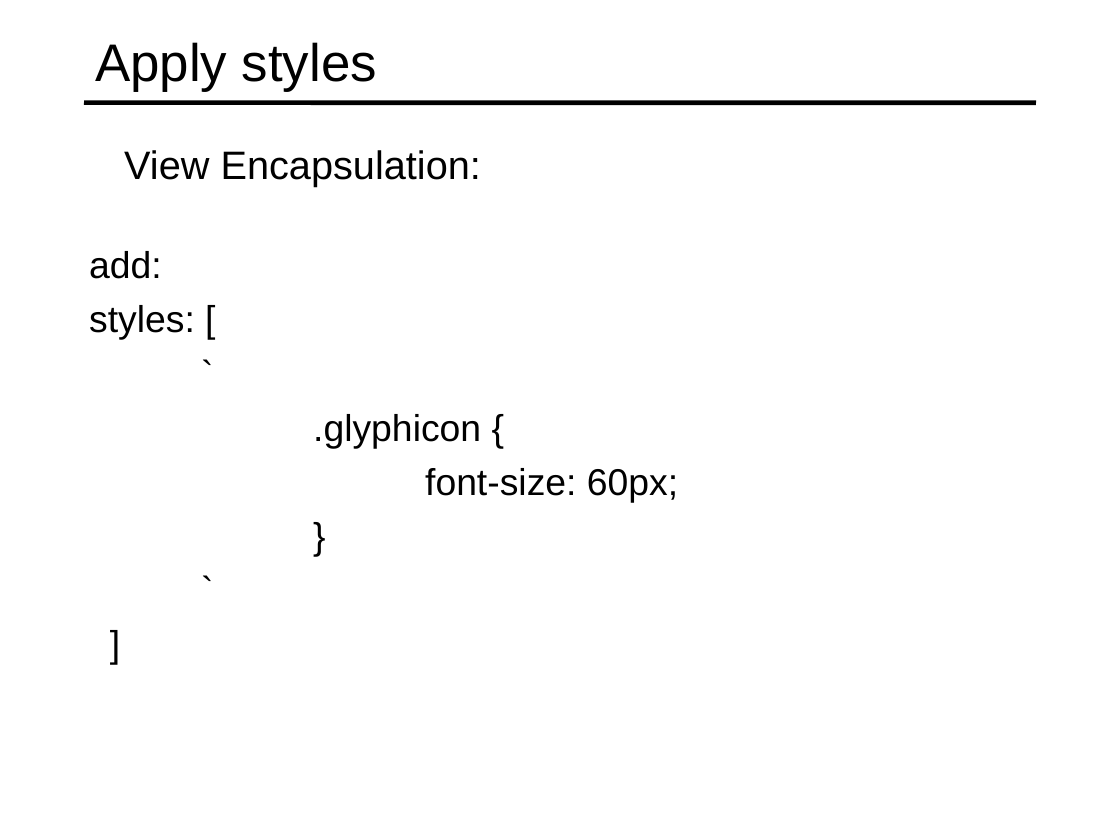
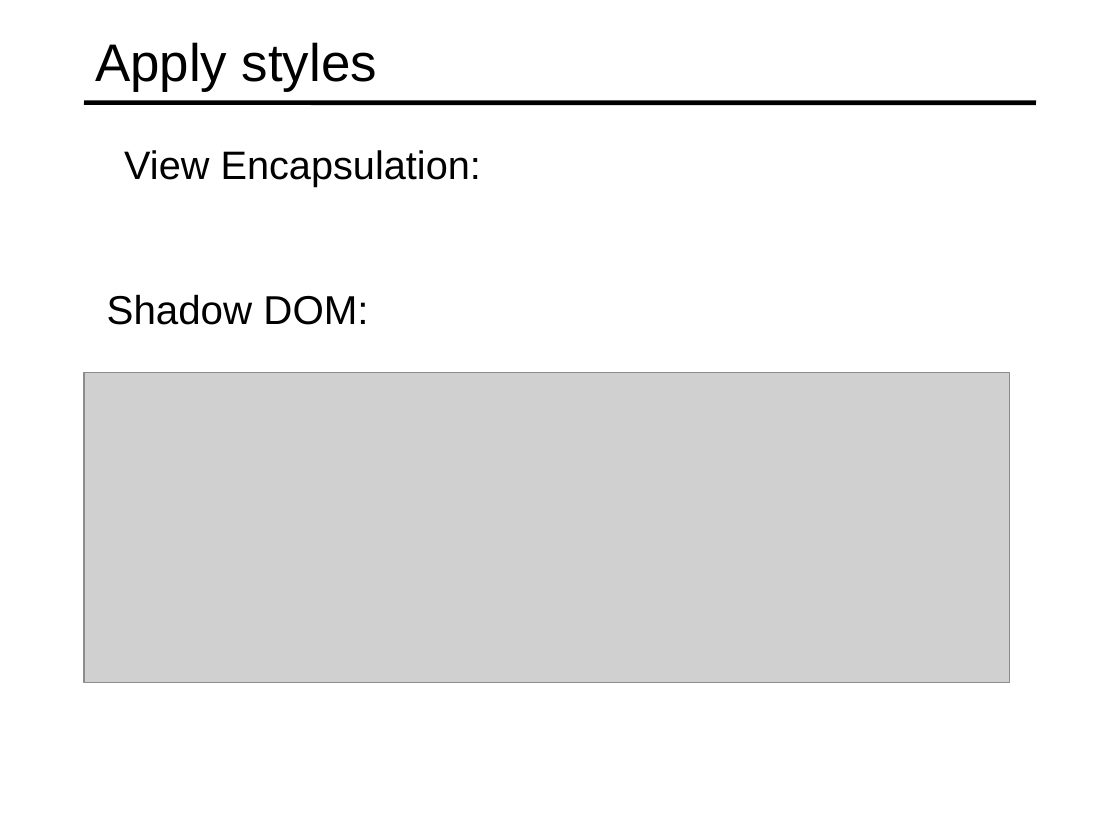
Before and after one commit to specter01wj/Jago_Link_Training, a slide deck: slide 11 of Angular/Angular7/Angular Advanced Course/Essentials/3.Building Re-usable Components/L3_Building Re-usable Components.ppt. Drawn at 1120x840 pixels with LibreOffice and Linux fonts; fonts in the diff are those of the drawing; grey boxes stand for pictures. Boxes give left, top, right and bottom in pixels: in the first picture for what was removed or moved away, otherwise in the second. Text is boxed around its words. In the diff, an @@ line names an element or a change of style, - is before the commit and + after.

```diff
--- a/Angular/Angular7/Angular Advanced Course/Essentials/3.Building Re-usable Components/L3_Building Re-usable Components.ppt
+++ b/Angular/Angular7/Angular Advanced Course/Essentials/3.Building Re-usable Components/L3_Building Re-usable Components.ppt
@@ text removed at box(89, 251, 678, 503) @@
-  add:
-  styles: [
-  `
-  .glyphicon {
-  font-size: 60px;
-  }
-  `
-  ]
@@ text added at box(107, 294, 368, 325), 25.9 pt, text #000000 @@
+  Shadow DOM:
@@ picture added at box(84, 373, 1010, 683) @@
```
Also in this commit, not shown: 1 other file.
